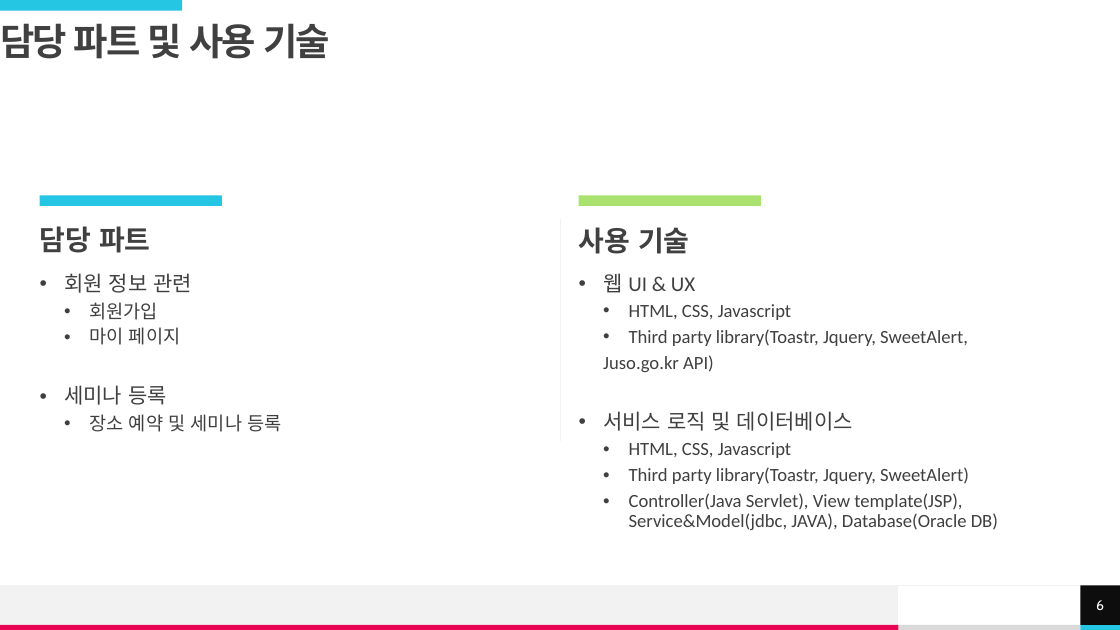
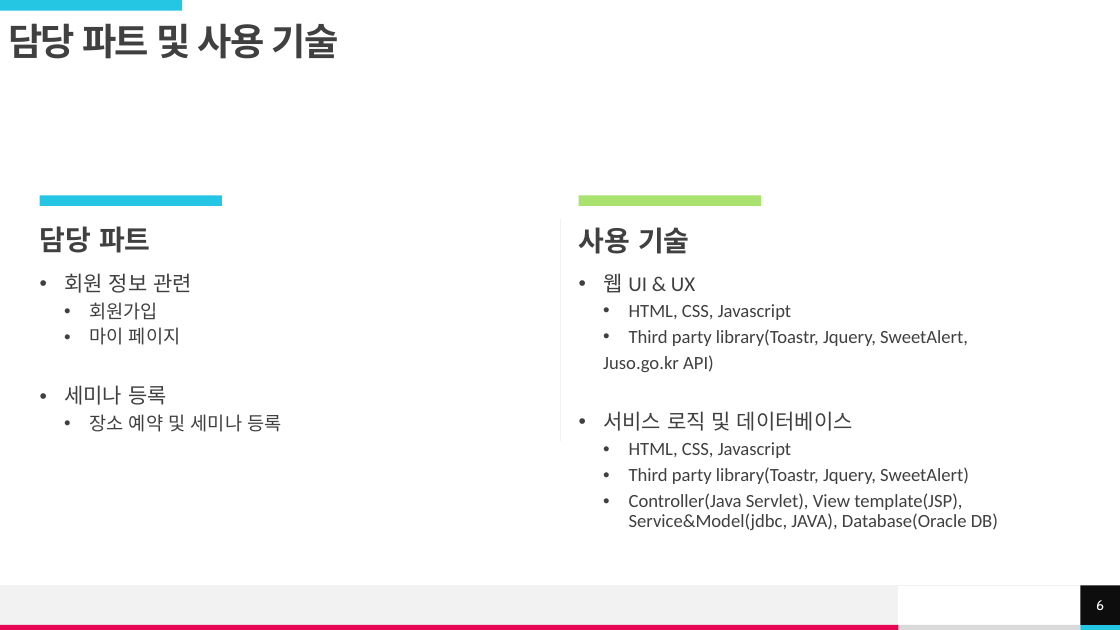
Before and after one commit to hhsw07/ezen-academy-projects, a slide deck: slide 6 of 이형준/my/E-zone.pptx. Drawn at 1120x630 pixels with LibreOffice and Linux fonts; fonts in the diff are those of the drawing. Boxes give left, top, right and bottom in pixels: in the first picture for what was removed or moved away, otherwise in the second. Text is boxed around its words. In the diff, an @@ line names an element or a change of style, - is before the commit and + after.

```diff
--- a/이형준/my/E-zone.pptx
+++ b/이형준/my/E-zone.pptx
@@ title "담당 파트 및 사용 기술": place and size @@
-title "담당 파트 및 사용 기술" at (0, 23, 330, 59)
+title "담당 파트 및 사용 기술" at (8, 23, 339, 59)
```
Also in this commit, not shown: 1 other slide changed, 7 slides added, 1 other file.
